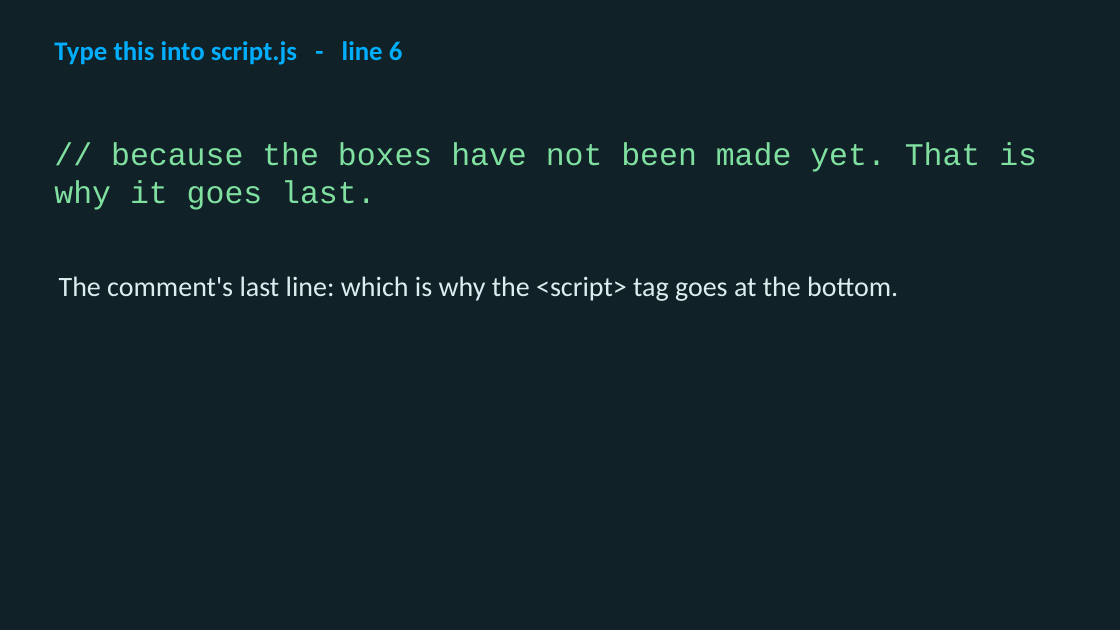
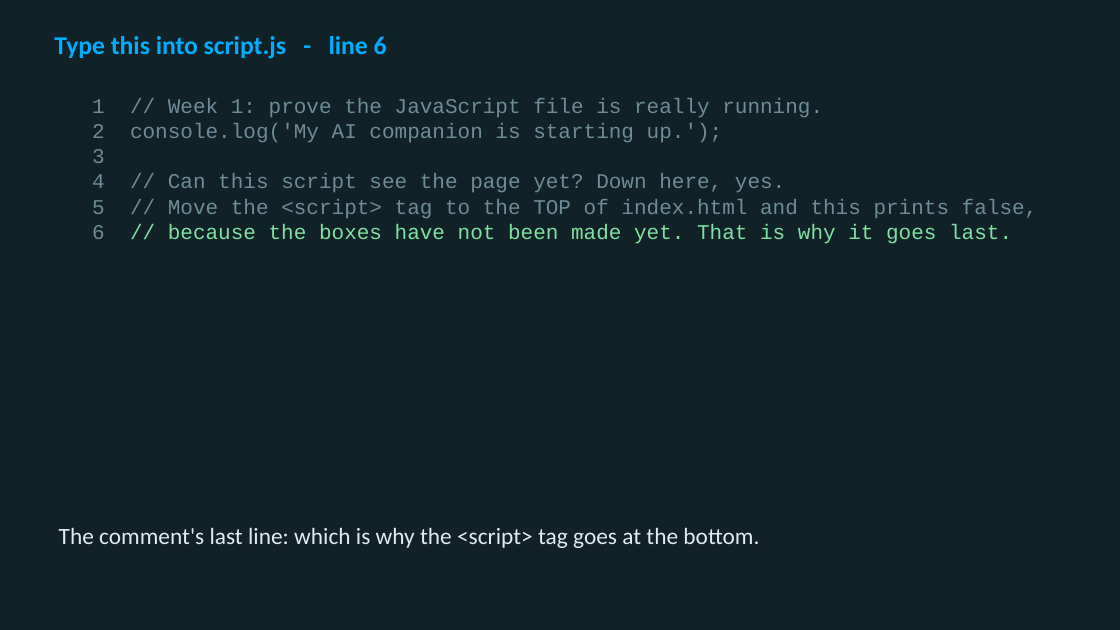
Before and after one commit to utgapps/utgapps.github.io, a slide deck: slide 94 of ai101/slides/week-01.pptx (slide 89 before the commit). Drawn at 1120x630 pixels with LibreOffice and Linux fonts; fonts in the diff are those of the drawing. Boxes give left, top, right and bottom in pixels: in the first picture for what was removed or moved away, otherwise in the second. Text is boxed around its words. In the diff, an @@ line names an element or a change of style, - is before the commit and + after.

```diff
--- a/ai101/slides/week-01.pptx
+++ b/ai101/slides/week-01.pptx
@@ text "Type this into script.js - ..." at (x1=54, y1=36, x2=387, y2=59): size 23 to 22 pt @@
@@ text added at (x1=92, y1=98, x2=1038, y2=244), 18 pt, text #6D8C97 @@
+1 // Week 1: prove the JavaScript file is really running.
+2 console.log('My AI companion is starting up.');
+3
+4 // Can this script see the page yet? Down here, yes.
+5 // Move the <script> tag to the TOP of index.html and this prints false,
+6 // because the boxes have not been made yet. That is why it goes last.
@@ text removed at (x1=54, y1=143, x2=1037, y2=210) @@
-// because the boxes have not been made yet. That is why it goes last.
@@ text "The comment's last line: which ..." moved from (x1=59, y1=276, x2=898, y2=301) to (x1=59, y1=527, x2=759, y2=548) @@
@@ text "The comment's last line: which ..." at (x1=59, y1=527, x2=759, y2=548): size 24 to 20 pt @@
```
Also in this commit, not shown: 52 other slides changed, 9 slides added, 3 slides removed, 30 other files.
